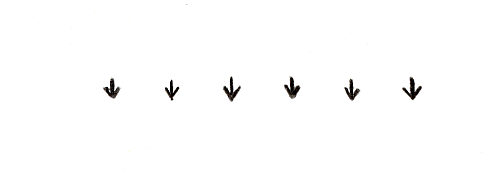
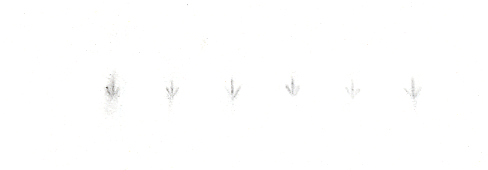
Revision of a layered w=488, h=170 image; what changed, layer by layer:
added layer "Erased copy #1" above "ErasedThreshold" over left=0, top=0, right=488, bottom=170
added layer "ErasedThreshold" above "Erased" over left=0, top=0, right=488, bottom=170
added layer "Erased" above "clean" over left=0, top=0, right=488, bottom=170
